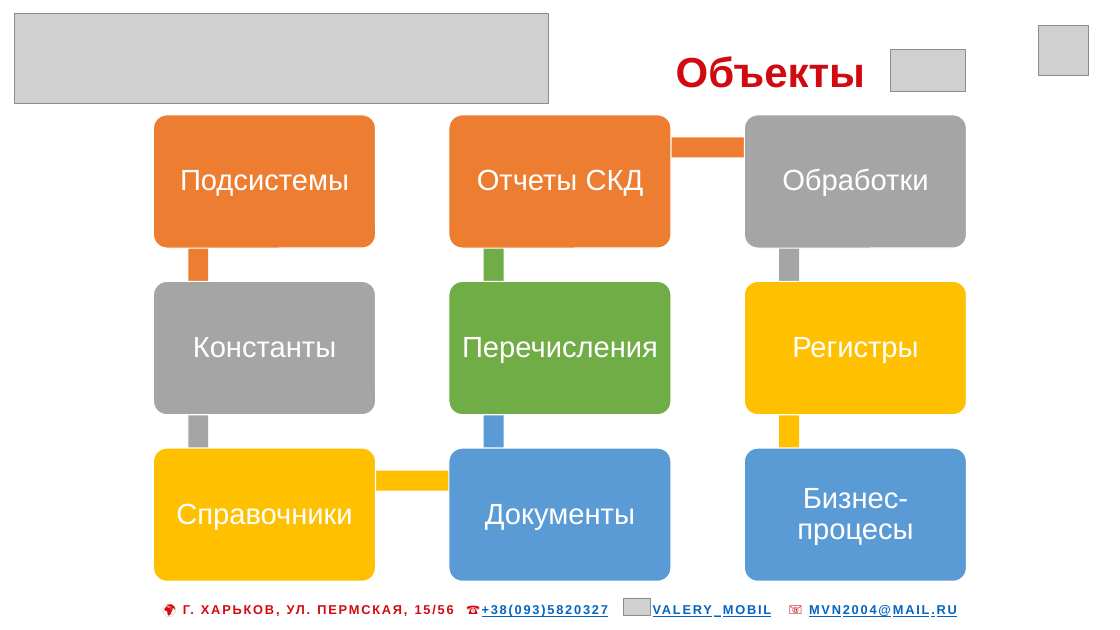
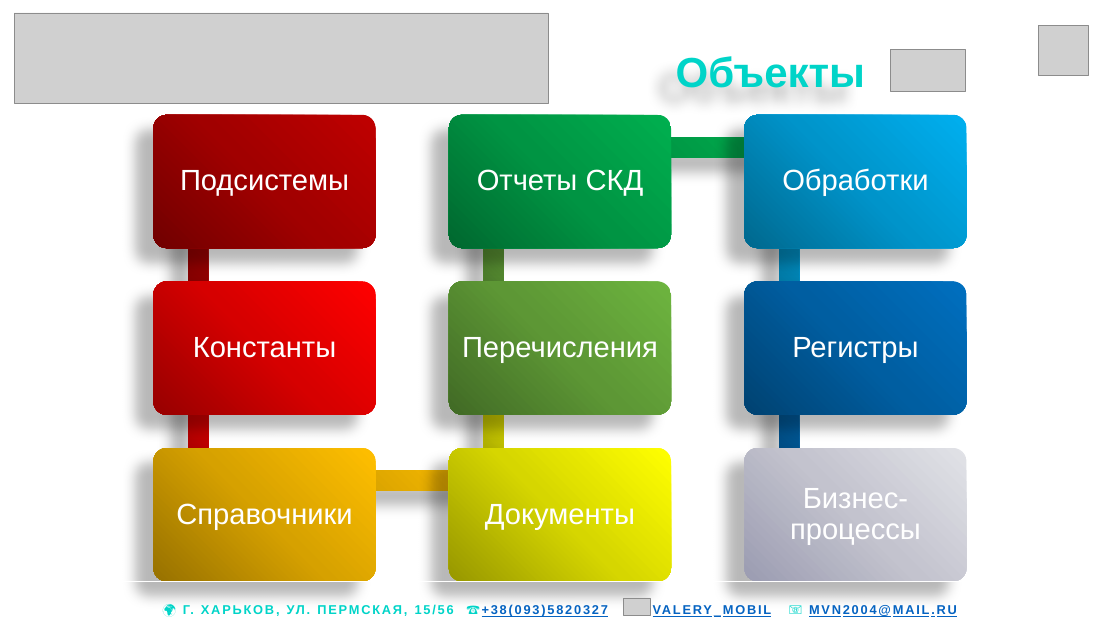
Before and after one commit to mvn2004/idp, a slide deck: slide 8 of files/Development1CMedstar.ppsx. Drawn at 1120x630 pixels with LibreOffice and Linux fonts; fonts in the diff are those of the drawing; grey boxes stand for pictures. Boxes give left, top, right and bottom in pixels: in the first picture for what was removed or moved away, otherwise in the second. Text is boxed around its words. In the diff, an @@ line names an element or a change of style, - is before the commit and + after.

```diff
--- a/files/Development1CMedstar.ppsx
+++ b/files/Development1CMedstar.ppsx
@@ title "Объекты" at [676,56,865,88]: text colour #D10A11 to #00D4C8 @@
@@ rounded rectangle at [154,115,376,249]: fill #ED7D31 to gradient #720000 to #A20000 to #C00000; outline #FFFFFF 1 pt to none; shadow on @@
@@ rounded rectangle at [449,115,670,249]: fill #ED7D31 to gradient #00682F to #009443 to #00B050; outline #FFFFFF 1 pt to none; shadow on @@
@@ rounded rectangle at [744,115,966,249]: fill #A5A5A5 to gradient #00688E to #0094CA to #00B0F0; outline #FFFFFF 1 pt to none; shadow on @@
@@ rectangle at [188,148,208,314]: fill #ED7D31 to gradient #720000 to #A20000 to #C00000; shadow on @@
@@ rectangle at [484,148,504,314]: fill #70AD47 to gradient #416B26 to #5D9835 to #6EB53F; shadow on @@
@@ rectangle at [494,138,789,158]: fill #ED7D31 to gradient #00682F to #009443 to #00B050; shadow on @@
@@ rectangle at [779,148,799,314]: fill #A5A5A5 to gradient #00688E to #0094CA to #00B0F0; shadow on @@
@@ rounded rectangle at [154,281,376,415]: fill #A5A5A5 to gradient #970000 to #D70000 to #FF0000; outline #FFFFFF 1 pt to none; shadow on @@
@@ rounded rectangle at [449,281,670,415]: fill #70AD47 to gradient #416B26 to #5D9835 to #6EB53F; outline #FFFFFF 1 pt to none; shadow on @@
@@ rounded rectangle at [744,281,966,415]: fill #FFC000 to gradient #004272 to #005EA2 to #0070C0; outline #FFFFFF 1 pt to none; shadow on @@
@@ rectangle at [188,315,208,480]: fill #A5A5A5 to gradient #970000 to #D70000 to #FF0000; shadow on @@
@@ rectangle at [484,315,504,480]: fill #5B9BD5 to gradient #979700 to #D7D700 to #FFFF00; shadow on @@
@@ rectangle at [779,315,799,480]: fill #FFC000 to gradient #004272 to #005EA2 to #0070C0; shadow on @@
@@ rounded rectangle at [154,448,376,581]: fill #FFC000 to gradient #977200 to #D7A200 to #FFC000; outline #FFFFFF 1 pt to none; shadow on @@
@@ rounded rectangle at [449,448,670,581]: fill #5B9BD5 to gradient #979700 to #D7D700 to #FFFF00; outline #FFFFFF 1 pt to none; shadow on @@
@@ rounded rectangle at [744,448,966,581]: fill #5B9BD5 to gradient #9B9DB1 to #C3C4CF to #E2E2E7; outline #FFFFFF 1 pt to none; shadow on @@
@@ rectangle at [198,471,493,491]: fill #FFC000 to gradient #977200 to #D7A200 to #FFC000; shadow on @@
@@ text at [790,488,921,545]: text changed @@
-Бизнес-процесы
+Бизнес-процессы
@@ table at [0,581,1120,630] @@
@@ text colour #D10A11 to #00D4C8 in "🌍 Г. ХАРЬКОВ, УЛ. ПЕРМСКАЯ, 15/56 ☎+38(093)5820327 ..." @@
```
Also in this commit, not shown: 7 other slides changed.
